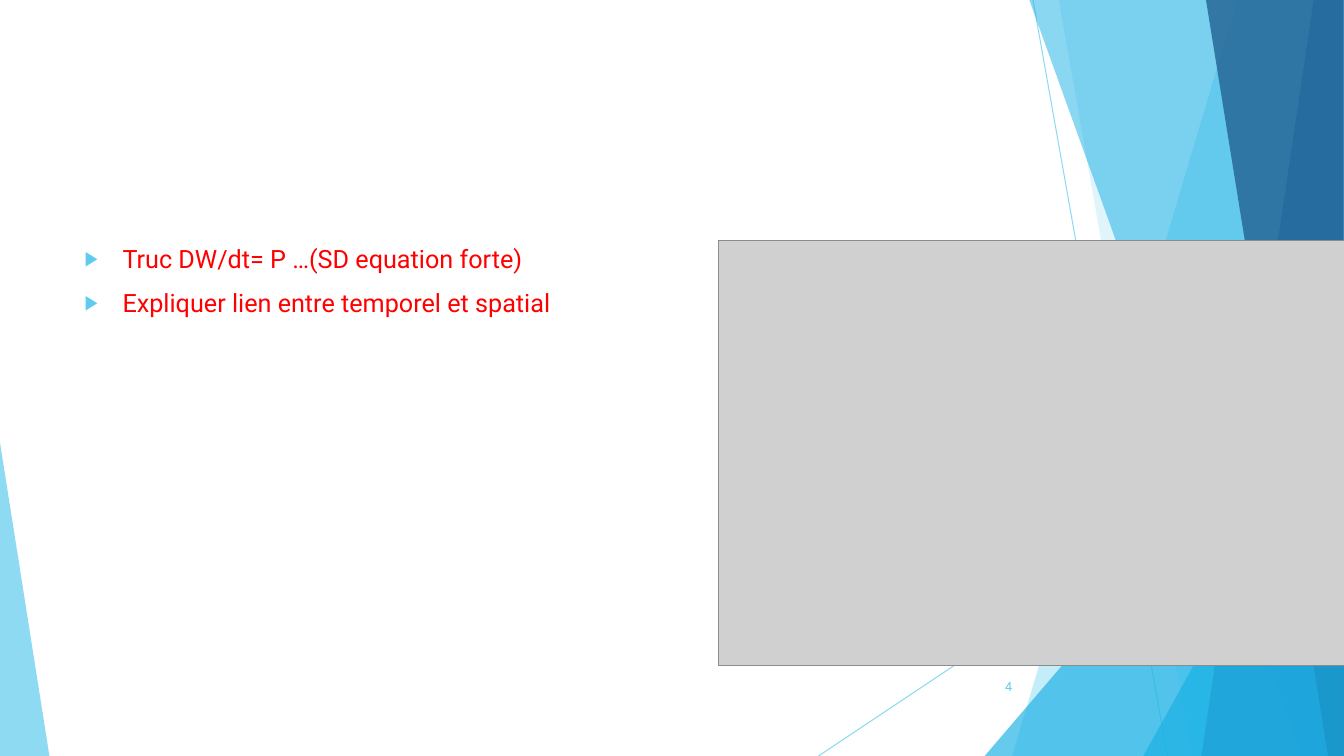
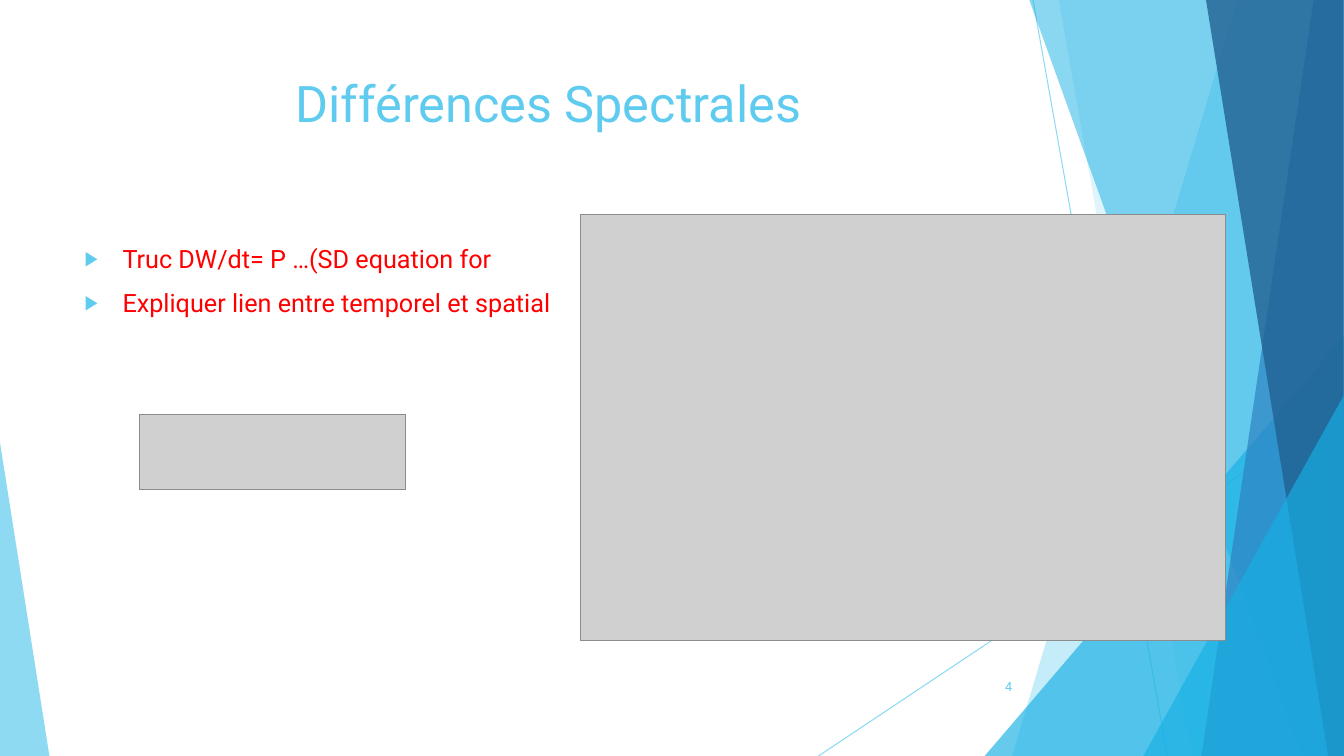
Before and after one commit to pierreXVI/PIE, a slide deck: slide 4 of oral_presentation/Oral_presentation_12_02_2019.pptx. Drawn at 1344x756 pixels with LibreOffice and Linux fonts; fonts in the diff are those of the drawing; grey boxes stand for pictures. Boxes give left, top, right and bottom in pixels: in the first picture for what was removed or moved away, otherwise in the second. Text is boxed around its words. In the diff, an @@ line names an element or a change of style, - is before the commit and + after.

```diff
--- a/oral_presentation/Oral_presentation_12_02_2019.pptx
+++ b/oral_presentation/Oral_presentation_12_02_2019.pptx
@@ title added at bbox=[296, 83, 801, 132], 36 pt, text #5FCBEF @@
+Différences Spectrales
@@ picture: place and size @@
-picture at bbox=[719, 240, 1344, 665]
+picture at bbox=[581, 215, 1225, 640]
@@ text at bbox=[123, 248, 492, 274]: text changed @@
-▶ Truc DW/dt= P …(SD equation forte)
+▶ Truc DW/dt= P …(SD equation for
@@ picture added at bbox=[139, 414, 406, 490] @@
```
Also in this commit, not shown: 11 other slides changed, 6 slides added, 3 slides removed, 8 other files.
